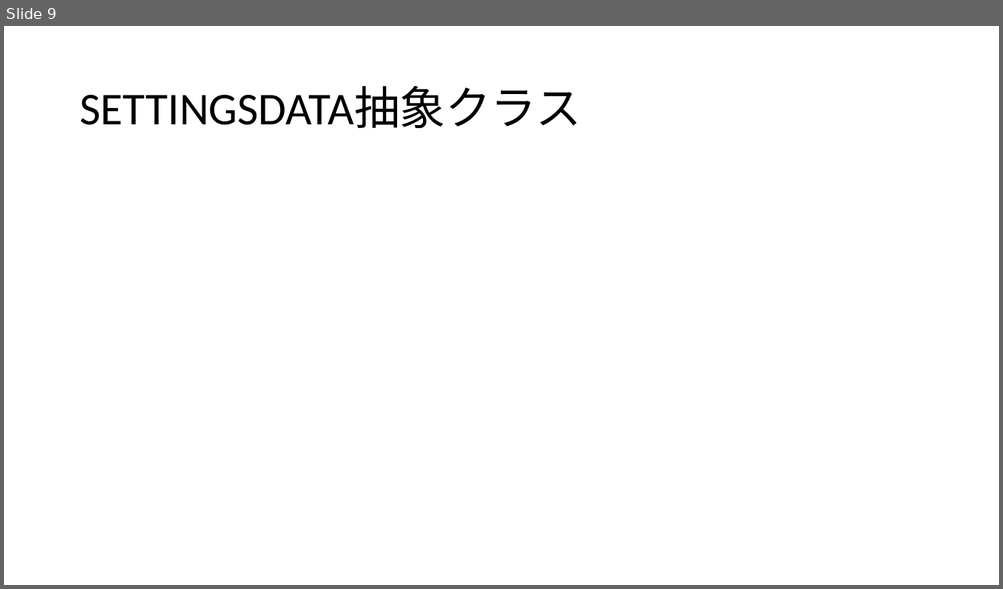
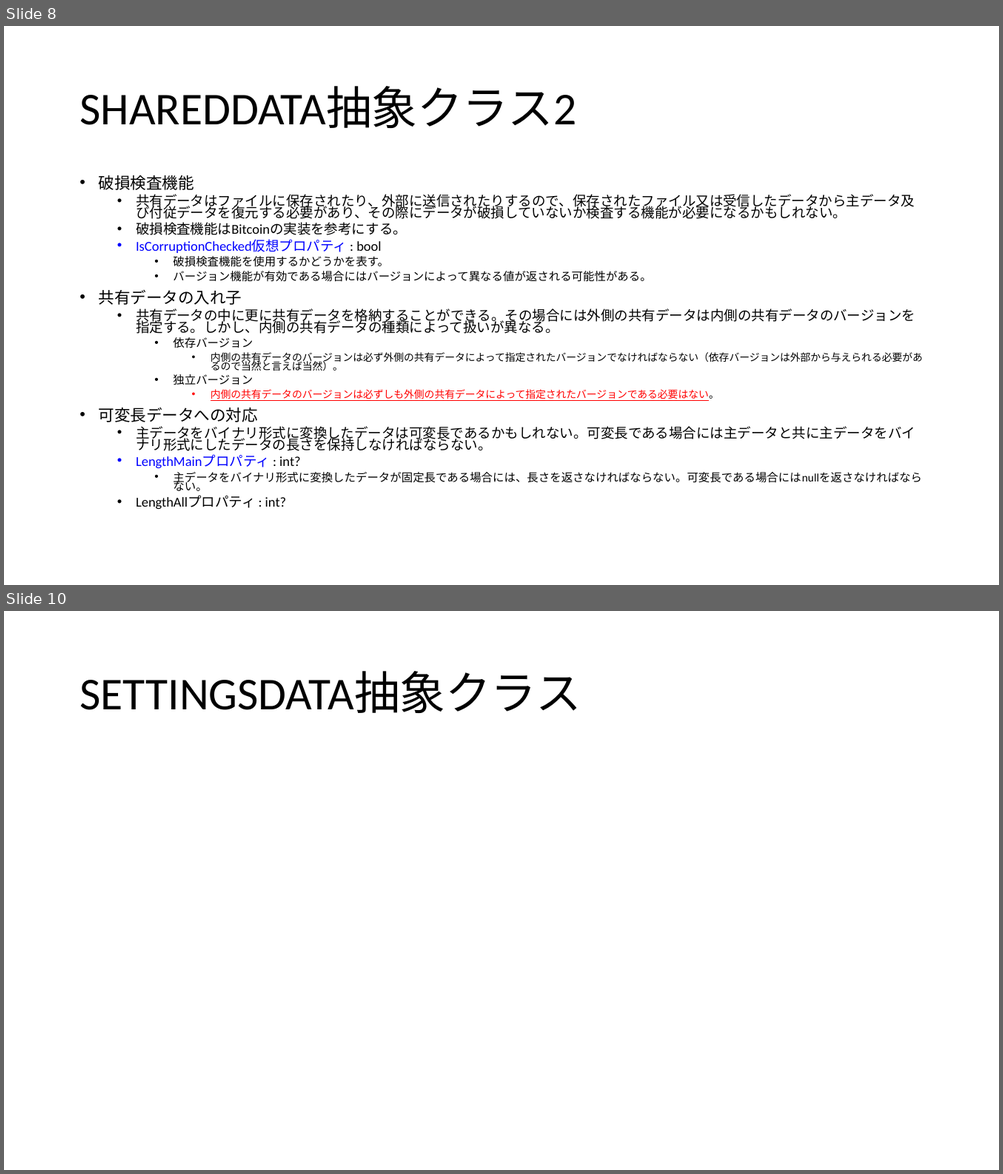
Before and after one commit to pizyumi/CREA, a slide deck: CREA2014/CREACOIN.pptx. Shown one above the other, each under a label of ours: slide 9 before the commit, slides 8 and 10 after it; the slides between them are not shown. The pictures are 1003x589 and 1003x1174 pixels, drawn with LibreOffice and Linux fonts; fonts in the diff are those of the drawing. Boxes give left, top, right and bottom in pixels: in the first picture for what was removed or moved away, otherwise in the second. Text is boxed around its words. In the diff, an @@ line names an element or a change of style, - is before the commit and + after.

```diff
--- a/CREA2014/CREACOIN.pptx
+++ b/CREA2014/CREACOIN.pptx
@@ slide 8 added at <box>4,26,999,585</box>, background #FFFFFF @@
@@ title added at <box>79,87,576,128</box>, 44 pt, text #000000 @@
+SHAREDDATA抽象クラス2
@@ text added at <box>99,175,922,509</box>, 13.2 pt, text #000000 @@
+• 破損検査機能
+  • 共有データはファイルに保存されたり、外部に送信されたりするので、保存されたファイル又は受信したデータから主データ及び付従データを復元する必要があり、その際にデータが破損していないか検査する機能が必要になるかもしれない。
+  • 破損検査機能はBitcoinの実装を参考にする。
+  • IsCorruptionChecked仮想プロパティ : bool
+    • 破損検査機能を使用するかどうかを表す。
+    • バージョン機能が有効である場合にはバージョンによって異なる値が返される可能性がある。
+• 共有データの入れ子
+  • 共有データの中に更に共有データを格納することができる。その場合には外側の共有データは内側の共有データのバージョンを指定する。しかし、内側の共有データの種類によって扱いが異なる。
+    • 依存バージョン
+      • 内側の共有データのバージョンは必ず外側の共有データによって指定されたバージョンでなければならない（依存バージョンは外部から与えられる必要があるので当然と言えば当然）。
+    • 独立バージョン
+      • 内側の共有データのバージョンは必ずしも外側の共有データによって指定されたバージョンである必要はない。
+• 可変長データへの対応
+  • 主データをバイナリ形式に変換したデータは可変長であるかもしれない。可変長である場合には主データと共に主データをバイナリ形式にしたデータの長さを保持しなければならない。
+  • LengthMainプロパティ : int?
+    • 主データをバイナリ形式に変換したデータが固定長である場合には、長さを返さなければならない。可変長である場合にはnullを返さなければならない。
+  • LengthAllプロパティ : int?
@@ what was slide 9 is now slide 10 @@
```
Also in this commit, not shown: 5 slides changed, 1 other slide added, 4 other files.
